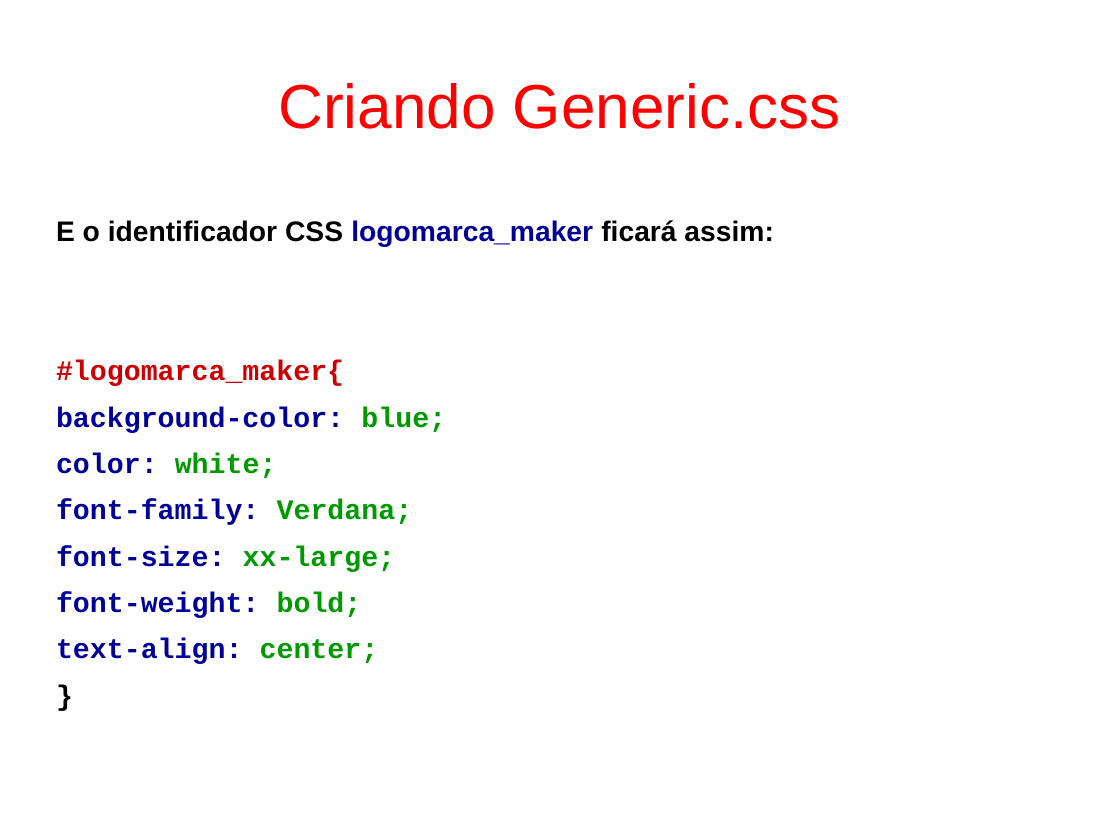
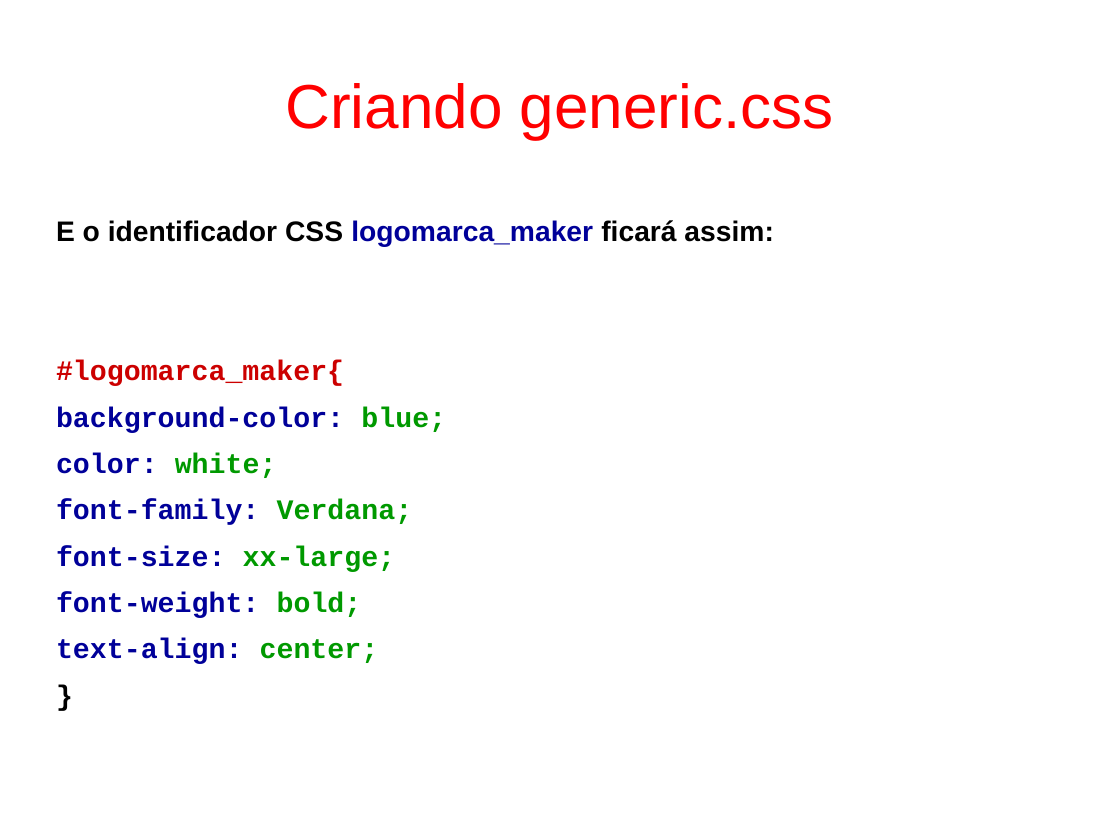
Before and after one commit to fgsl/lojasacme, a slide deck: slide 55 of docs/tutorial.odp (slide 41 before the commit). Drawn at 1120x840 pixels with LibreOffice and Linux fonts; fonts in the diff are those of the drawing. Boxes give left, top, right and bottom in pixels: in the first picture for what was removed or moved away, otherwise in the second. Text is boxed around its words. In the diff, an @@ line names an element or a change of style, - is before the commit and + after.

```diff
--- a/docs/tutorial.odp
+++ b/docs/tutorial.odp
@@ title at (x1=285, y1=83, x2=834, y2=139): text changed @@
-Criando Generic.css
+Criando generic.css
```
Also in this commit, not shown: 62 other slides changed, 26 slides added, 11 slides removed, 17 other files.
